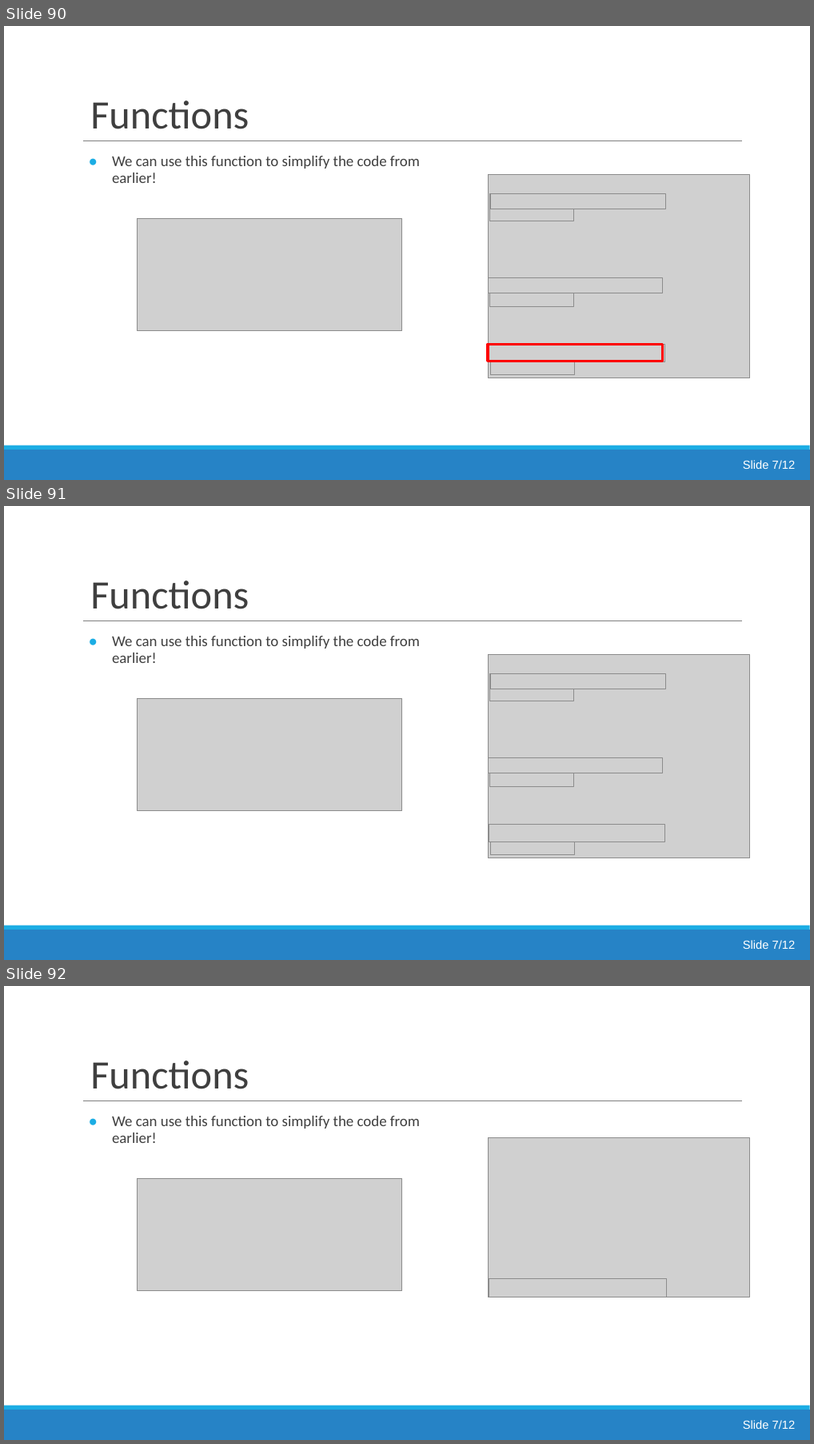
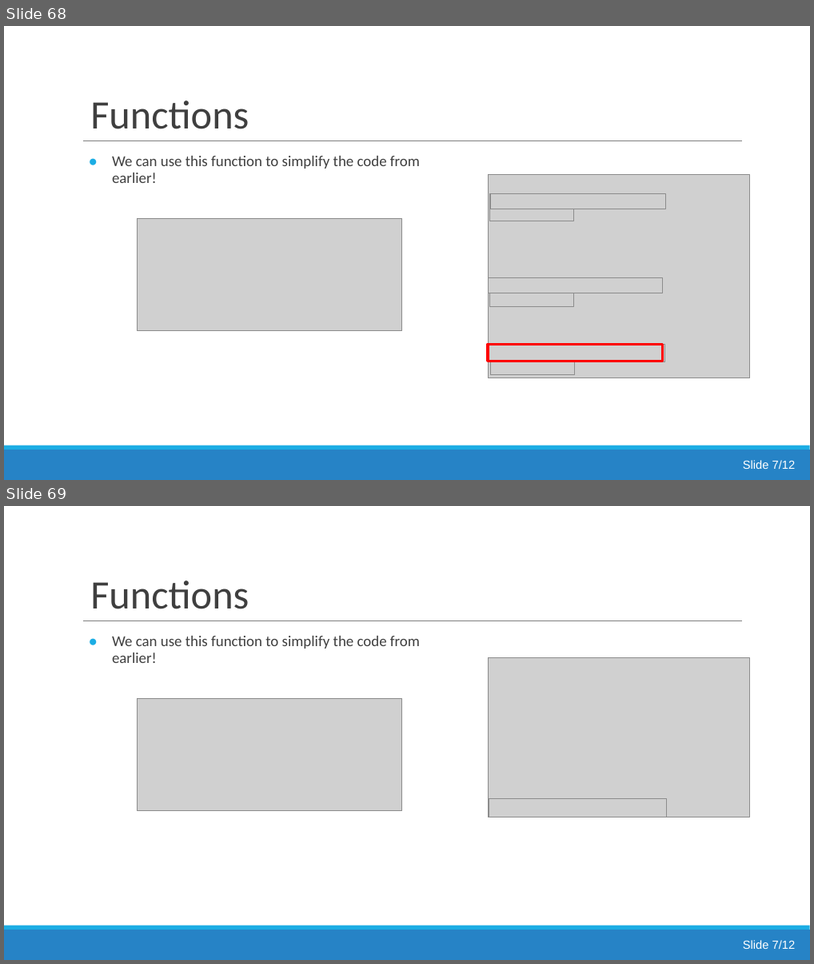
Before and after one commit to jsmartinstats/SCIF10002-2026, a slide deck: 04/Lecture4_Functions.pptx. Shown one above the other, each under a label of ours: slides 90, 91 and 92 before the commit, slides 68 and 69 after it. The pictures are 814x1444 and 814x964 pixels, drawn with LibreOffice and Linux fonts; fonts in the diff are those of the drawing; grey boxes stand for pictures. Boxes give left, top, right and bottom in pixels: in the first picture for what was removed or moved away, otherwise in the second. Text is boxed around its words. In the diff, an @@ line names an element or a change of style, - is before the commit and + after.

```diff
--- a/04/Lecture4_Functions.pptx
+++ b/04/Lecture4_Functions.pptx
@@ slide 91 removed at (4,506,810,960), background #FFFFFF; not listed: 3 template elements that a slide beside it also shows @@
@@ title removed at (90,580,249,609) @@
-Functions
@@ text removed at (112,636,420,663) @@
-● We can use this function to simplify the code from earlier!
@@ picture removed at (488,654,750,857) @@
@@ picture removed at (490,673,574,700) @@
@@ picture removed at (491,673,666,688) @@
@@ picture removed at (137,698,402,810) @@
@@ picture removed at (489,758,662,772) @@
@@ picture removed at (490,760,574,787) @@
@@ picture removed at (489,825,662,840) @@
@@ picture removed at (490,824,666,842) @@
@@ picture removed at (490,828,574,855) @@
@@ text removed at (743,940,796,948) @@
-Slide 7/12
@@ what was slide 90 is now slide 68 @@
@@ what was slide 92 is now slide 69 @@
```
Also in this commit, not shown: 1 slide changed, 25 other slides removed, 16 other files.
